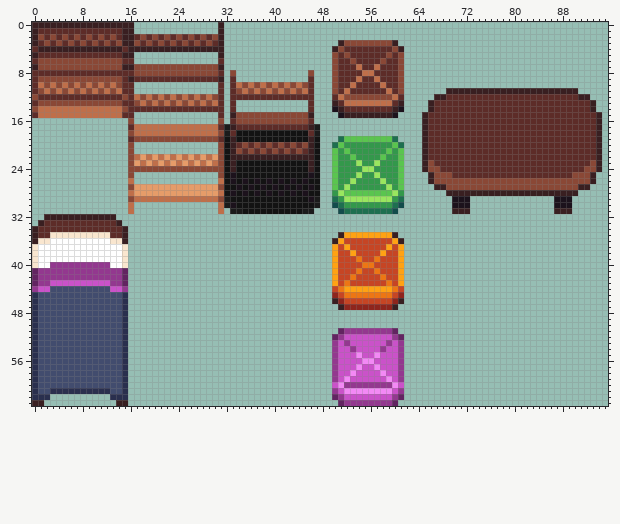
Two states of a pixel-art file, aseprite/household_objects.aseprite. Above: the version before the commit.
96x64 pixels, 1 frame.
New version:
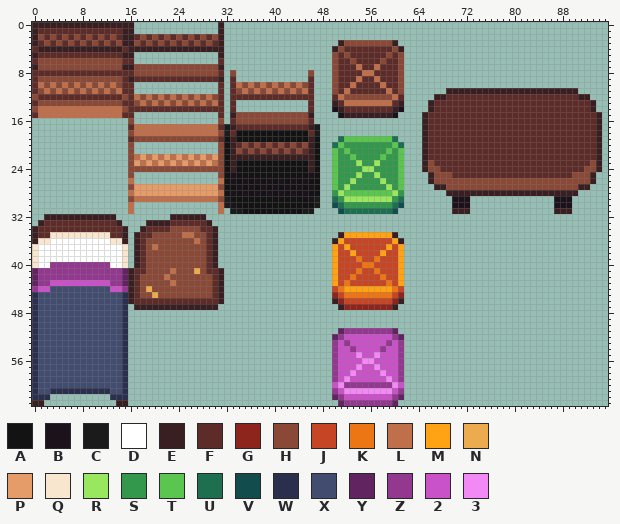
Palette (. is transparent): A #131313  B #1c121c  C #1b1b1b  D #ffffff  E #391f21  F #5d2c28  G #8e251d  H #8a4836  J #c64524  K #ed7614  L #bf6f4a  M #ffa214  N #edab50  P #e69c69  Q #f9e6cf  R #99e65f  S #33984b  T #5ac54f  U #1e6f50  V #134c4c  W #2a2f4e  X #424c6e  Y #622461  Z #93388f  2 #ca52c9  3 #f389f5
The exact change:
Colour E is added in row 32 at x 23 to 28; in row 33 at x 19 to 22 and 29; in row 34 at x 18 and 30; in rows 35 to 40 at x 17 and 30; in rows 41 to 46 at x 16 and 31; in row 47 at x 17 to 30.
Colour F is added in row 33 at x 23 to 28; in row 34 at x 19 to 22 and 28 to 29; in row 35 at x 18 to 19 and 29; in rows 36 to 40 at x 18 and 29; in row 41 at x 17 to 18 and 29 to 30; in rows 42 to 45 at x 17 and 30.
Colour F is added in row 46 at x 17 to 30.
Colour H is added in row 34 at x 23 to 27; in row 35 at x 20 to 24 and 27 to 28; in row 36 at x 19 to 26 and 28; in row 37 at x 19 and 21 to 28; in rows 38 to 40 at x 19 to 28; in row 41 at x 19 to 22, 24 to 26 and 28.
Colour H is added in row 42 at x 18 to 21 and 23 to 29; in row 43 at x 18 to 22 and 24 to 29; in row 44 at x 18 and 20 to 29; in row 45 at x 18 to 19 and 21 to 29.
Colour L is added in row 35 at x 25 to 26; in row 36 at x 27; in row 37 at x 20; in row 41 at x 23; in row 42 at x 22; in row 43 at x 23.
Colour N is added in row 41 at x 27; in row 44 at x 19; in row 45 at x 20.
Where, in picture pixels (left, top, right, bottom), the same in both pictures:
added: (128, 214, 224, 310)
